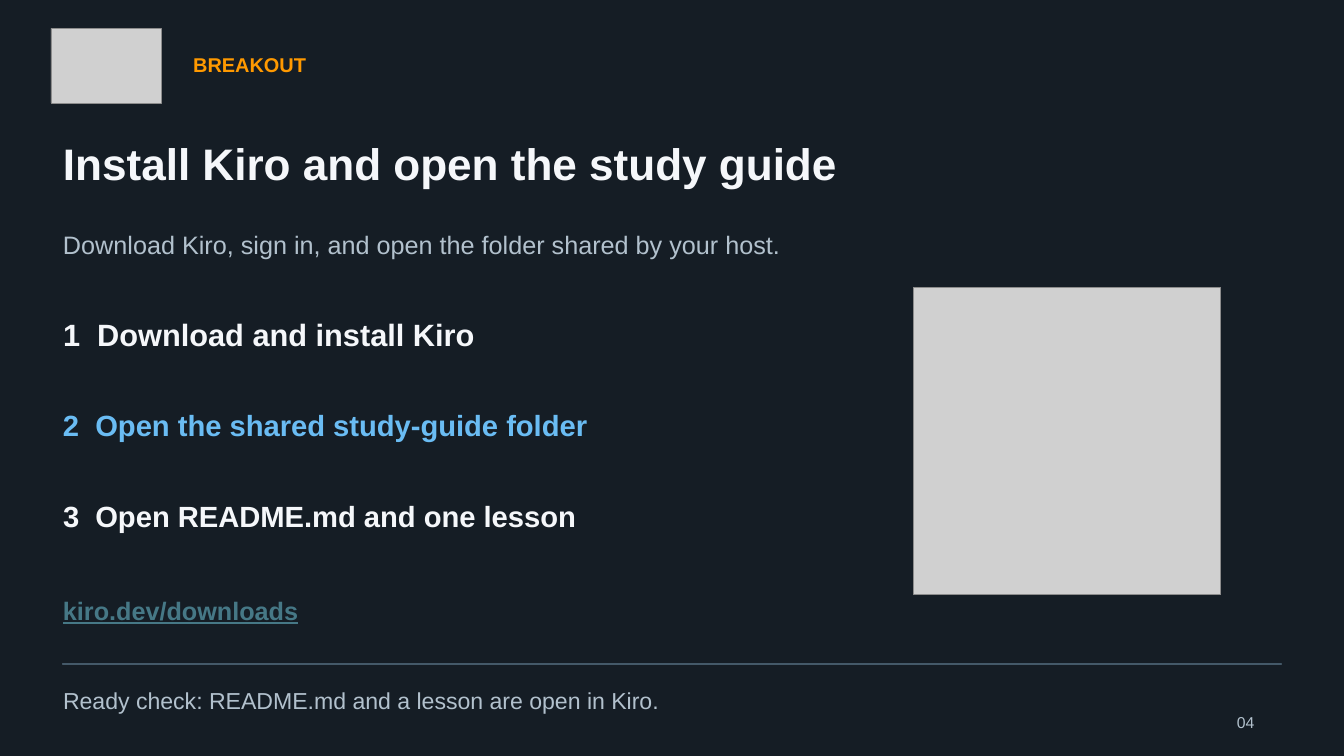
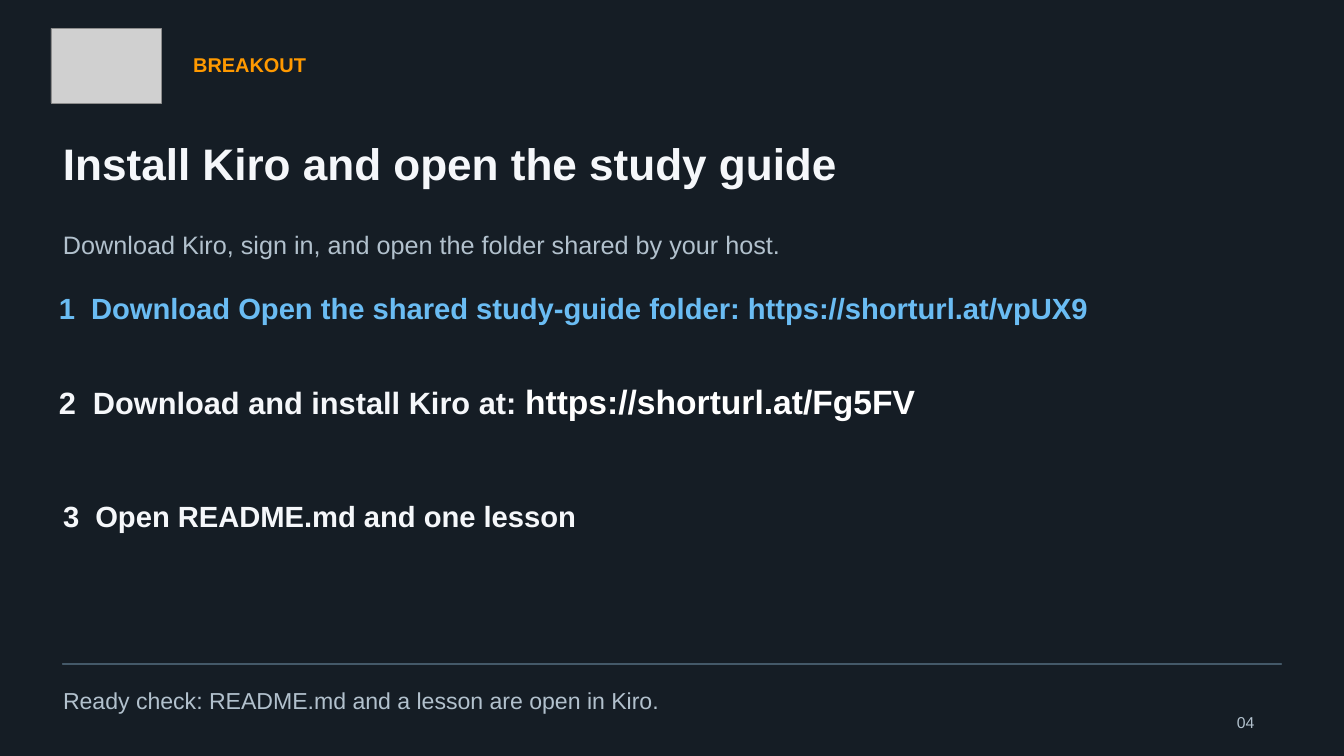
Before and after one commit to sdahal1/AWS_Cloud_Practitioner_Comprehensive_Study_Guide_2026, a slide deck: slide 4 of AWS-AI-Practitioner-Workshop.pptx. Drawn at 1344x756 pixels with LibreOffice and Linux fonts; fonts in the diff are those of the drawing; grey boxes stand for pictures. Boxes give left, top, right and bottom in pixels: in the first picture for what was removed or moved away, otherwise in the second. Text is boxed around its words. In the diff, an @@ line names an element or a change of style, - is before the commit and + after.

```diff
--- a/AWS-AI-Practitioner-Workshop.pptx
+++ b/AWS-AI-Practitioner-Workshop.pptx
@@ text at [59, 298, 1088, 325]: text changed @@
-2 Open the shared study-guide folder
+1 Download Open the shared study-guide folder: https://shorturl.at/vpUX9
@@ picture removed at [913, 287, 1220, 594] @@
@@ text at [59, 389, 915, 421]: text changed @@
-1 Download and install Kiro
+2 Download and install Kiro at: https://shorturl.at/Fg5FV
@@ text removed at [63, 602, 298, 624] @@
-kiro.dev/downloads
```
Also in this commit, not shown: 4 other slides changed, 3 slides added, 1 other file.
